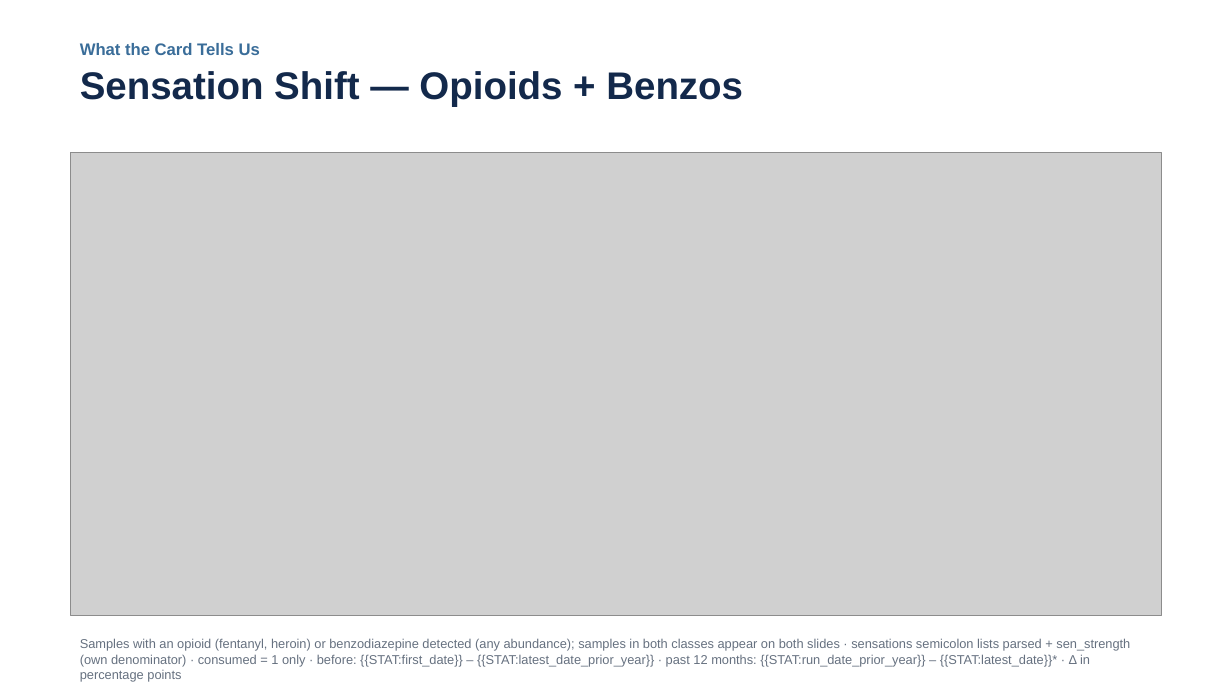
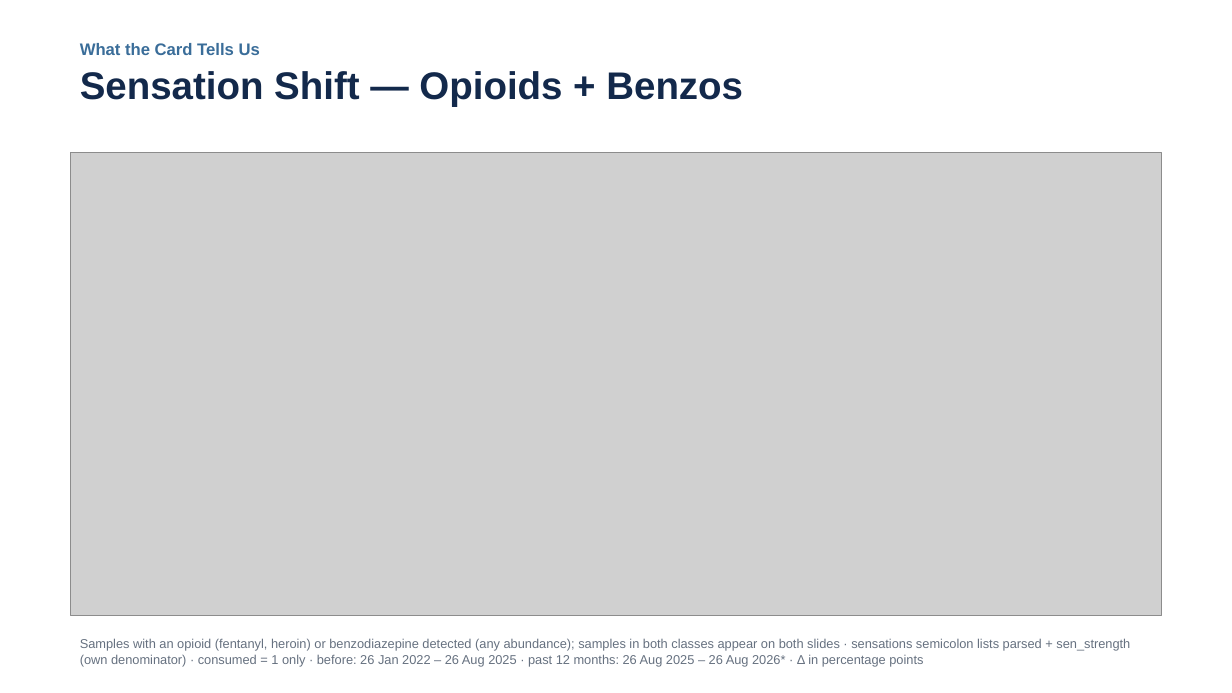
Before and after one commit to opioiddatalab/ncslides, a slide deck: slide 20 of docs/nc-drug-checking-latest.pptx. Drawn at 1232x693 pixels with LibreOffice and Linux fonts; fonts in the diff are those of the drawing; grey boxes stand for pictures. Boxes give left, top, right and bottom in pixels: in the first picture for what was removed or moved away, otherwise in the second. Text is boxed around its words. In the diff, an @@ line names an element or a change of style, - is before the commit and + after.

```diff
--- a/docs/nc-drug-checking-latest.pptx
+++ b/docs/nc-drug-checking-latest.pptx
@@ text at box(80, 638, 1130, 667): text changed @@
-Samples with an opioid (fentanyl, heroin) or benzodiazepine detected (any abundance); samples in both classes appear on both slides · sensations semicolon lists parsed + sen_strength (own denominator) · consumed = 1 only · before: {{STAT:first_date}} – {{STAT:latest_date_prior_year}} · past 12 months: {{STAT:run_date_prior_year}} – {{STAT:latest_date}}* · Δ in percentage points
+Samples with an opioid (fentanyl, heroin) or benzodiazepine detected (any abundance); samples in both classes appear on both slides · sensations semicolon lists parsed + sen_strength (own denominator) · consumed = 1 only · before: 26 Jan 2022 – 26 Aug 2025 · past 12 months: 26 Aug 2025 – 26 Aug 2026* · Δ in percentage points
```
Also in this commit, not shown: 36 other slides changed, 7 slides added, 7 slides removed, 5 other files.
